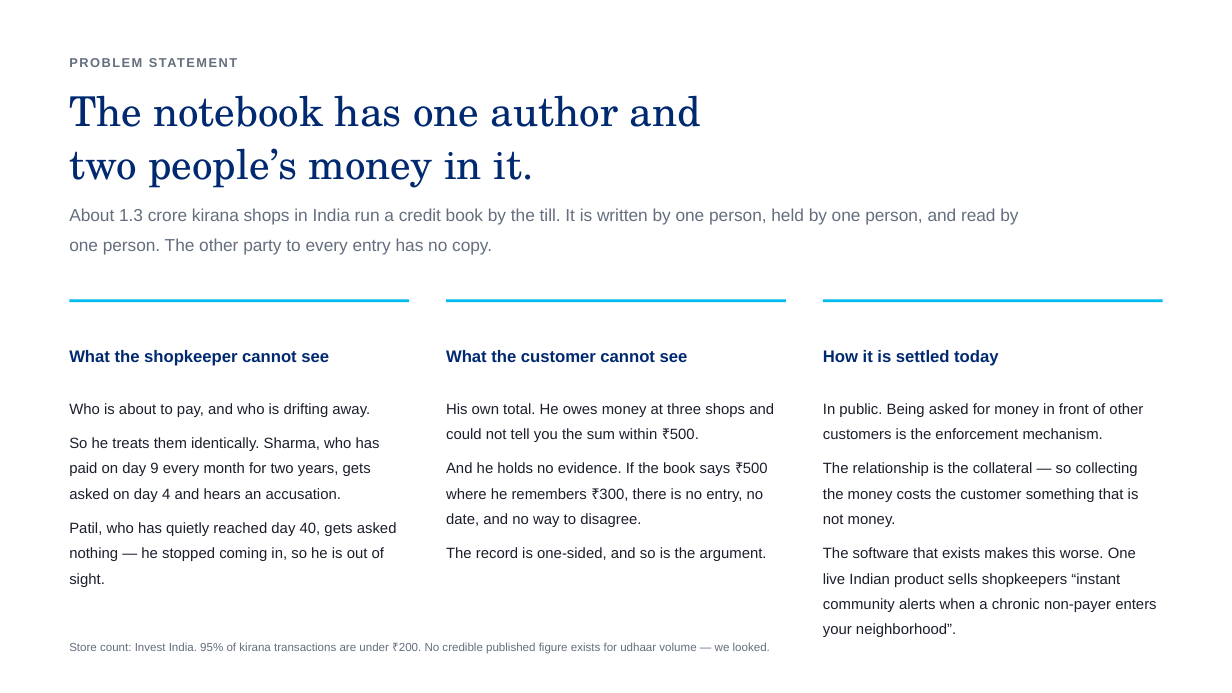
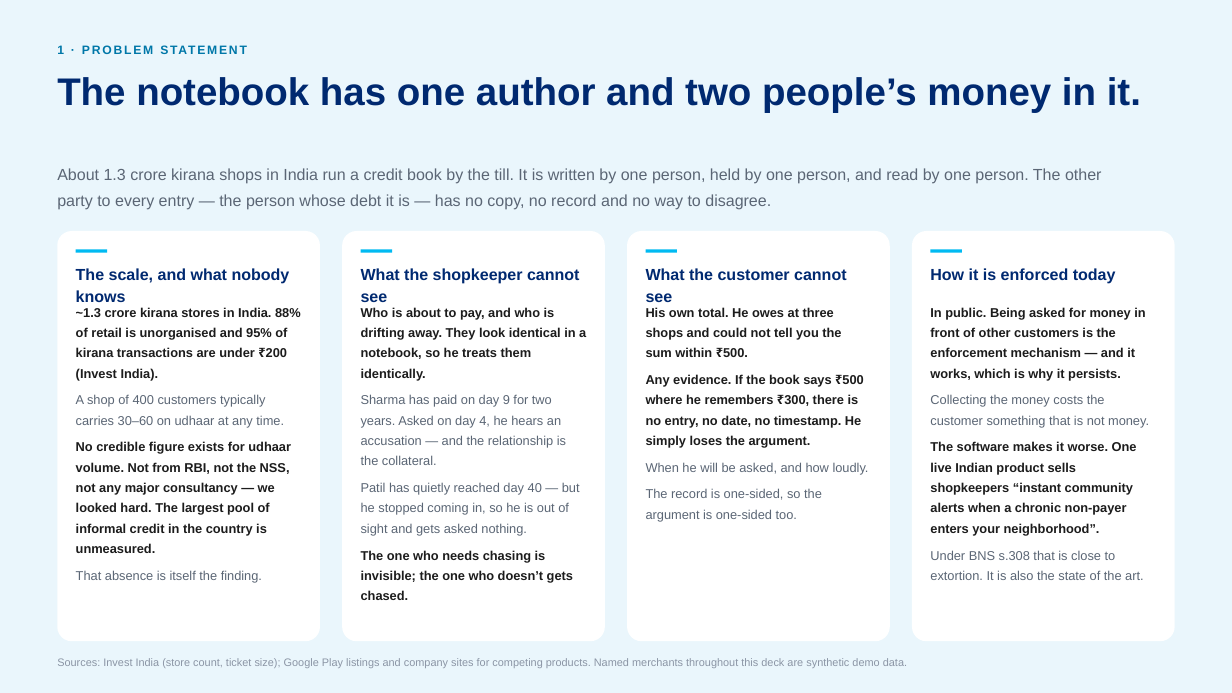
Before and after one commit to Uchiha-Itachi0/PAYTM-BAHI, a slide deck: slide 2 of docs/BAHI-Round1.pptx. Drawn at 1232x693 pixels with LibreOffice and Linux fonts; fonts in the diff are those of the drawing. Boxes give left, top, right and bottom in pixels: in the first picture for what was removed or moved away, otherwise in the second. Text is boxed around its words. In the diff, an @@ line names an element or a change of style, - is before the commit and + after.

```diff
--- a/docs/BAHI-Round1.pptx
+++ b/docs/BAHI-Round1.pptx
@@ rectangle added at <box>0,0,1232,693</box>, fill #EAF6FC @@
@@ text at <box>57,45,64,54</box>: text changed; size 10 to 9.5 pt; text colour #646E7E to #0077A8 @@
-PROBLEM STATEMENT
+1 · PROBLEM STATEMENT
@@ text "The notebook has one author ...": place and size @@
-text "The notebook has one author ..." at <box>69,95,702,188</box>
+text "The notebook has one author ..." at <box>57,77,1141,113</box>
@@ text "The notebook has one author ..." at <box>57,77,1141,113</box>: size 32 to 30 pt, font TeX Gyre Schola to Arial, bold on; line spacing 1.08 to 1.06 @@
@@ text at <box>57,168,1102,210</box>: text changed; size 13.5 to 12.5 pt; text colour #646E7E to #5B6675 @@
-About 1.3 crore kirana shops in India run a credit book by the till. It is written by one person, held by one person, and read by one person. The other party to every entry has no copy.
+About 1.3 crore kirana shops in India run a credit book by the till. It is written by one person, held by one person, and read by one person. The other party to every entry — the person whose debt it is — has no copy, no record and no way to disagree.
@@ text added at <box>76,168,318,583</box>, 10 pt, text #1C1C1C, bold @@
+~1.3 crore kirana stores in India. 88% of retail is unorganised and 95% of kirana transactions are under ₹200 (Invest India).
+A shop of 400 customers typically carries 30–60 on udhaar at any time.
+No credible figure exists for udhaar volume. Not from RBI, not the NSS, not any major consultancy — we looked hard. The largest pool of informal credit in the country is unmeasured.
+That absence is itself the finding.
@@ rounded rectangle added at <box>57,231,320,641</box>, fill #FFFFFF @@
@@ rounded rectangle added at <box>342,231,604,641</box>, fill #FFFFFF @@
@@ rounded rectangle added at <box>628,231,890,641</box>, fill #FFFFFF @@
@@ rounded rectangle added at <box>912,231,1175,641</box>, fill #FFFFFF @@
@@ rectangle added at <box>76,250,107,252</box>, fill #00BAF2 @@
@@ text added at <box>76,268,290,302</box>, 12.5 pt, text #002970, bold @@
+The scale, and what nobody knows
@@ text "What the shopkeeper cannot see" at <box>361,268,580,302</box>: size 13 to 12.5 pt; line spacing 1.18 to 1.14 @@
@@ text "What the shopkeeper cannot see": place and size @@
-text "What the shopkeeper cannot see" at <box>69,350,329,366</box>
+text "What the shopkeeper cannot see" at <box>361,268,580,302</box>
@@ rectangle added at <box>360,250,392,252</box>, fill #00BAF2 @@
@@ text "What the customer cannot see": place and size @@
-text "What the customer cannot see" at <box>446,350,688,362</box>
+text "What the customer cannot see" at <box>646,268,846,302</box>
@@ text "What the customer cannot see" at <box>646,268,846,302</box>: size 13 to 12.5 pt; line spacing 1.18 to 1.14 @@
@@ rectangle added at <box>646,250,677,252</box>, fill #00BAF2 @@
@@ text at <box>930,268,1116,284</box>: text changed; size 13 to 12.5 pt @@
-How it is settled today
+How it is enforced today
@@ rectangle added at <box>931,250,962,252</box>, fill #00BAF2 @@
@@ rectangle removed at <box>69,299,409,302</box> @@
@@ rectangle removed at <box>446,299,787,302</box> @@
@@ rectangle removed at <box>823,299,1164,302</box> @@
@@ text at <box>361,327,586,600</box>: text changed; size 11.6 to 10 pt; text colour #1A1F2B to #5B6675 @@
-Who is about to pay, and who is drifting away.
-So he treats them identically. Sharma, who has paid on day 9 every month for two years, gets asked on day 4 and hears an accusation.
-Patil, who has quietly reached day 40, gets asked nothing — he stopped coming in, so he is out of sight.
+Who is about to pay, and who is drifting away. They look identical in a notebook, so he treats them identically.
+Sharma has paid on day 9 for two years. Asked on day 4, he hears an accusation — and the relationship is the collateral.
+Patil has quietly reached day 40 — but he stopped coming in, so he is out of sight and gets asked nothing.
+The one who needs chasing is invisible; the one who doesn’t gets chased.
@@ text at <box>646,307,869,522</box>: text changed; size 11.6 to 10 pt; text colour #1A1F2B to #1C1C1C; bold on @@
-His own total. He owes money at three shops and could not tell you the sum within ₹500.
-And he holds no evidence. If the book says ₹500 where he remembers ₹300, there is no entry, no date, and no way to disagree.
-The record is one-sided, and so is the argument.
+His own total. He owes at three shops and could not tell you the sum within ₹500.
+Any evidence. If the book says ₹500 where he remembers ₹300, there is no entry, no date, no timestamp. He simply loses the argument.
+When he will be asked, and how loudly.
+The record is one-sided, so the argument is one-sided too.
@@ text at <box>930,307,1149,580</box>: text changed; size 11.6 to 10 pt; text colour #1A1F2B to #1C1C1C; bold on @@
-In public. Being asked for money in front of other customers is the enforcement mechanism.
-The relationship is the collateral — so collecting the money costs the customer something that is not money.
-The software that exists makes this worse. One live Indian product sells shopkeepers “instant community alerts when a chronic non-payer enters your neighborhood”.
+In public. Being asked for money in front of other customers is the enforcement mechanism — and it works, which is why it persists.
+Collecting the money costs the customer something that is not money.
+The software makes it worse. One live Indian product sells shopkeepers “instant community alerts when a chronic non-payer enters your neighborhood”.
+Under BNS s.308 that is close to extortion. It is also the state of the art.
@@ text added at <box>57,658,907,668</box>, 8.5 pt, text #8B95A5 @@
+Sources: Invest India (store count, ticket size); Google Play listings and company sites for competing products. Named merchants throughout this deck are synthetic demo data.
@@ text removed at <box>69,642,770,654</box> @@
-Store count: Invest India. 95% of kirana transactions are under ₹200. No credible published figure exists for udhaar volume — we looked.
```
Also in this commit, not shown: 6 other slides changed, 3 slides added, 2 slides removed, 9 other files.
